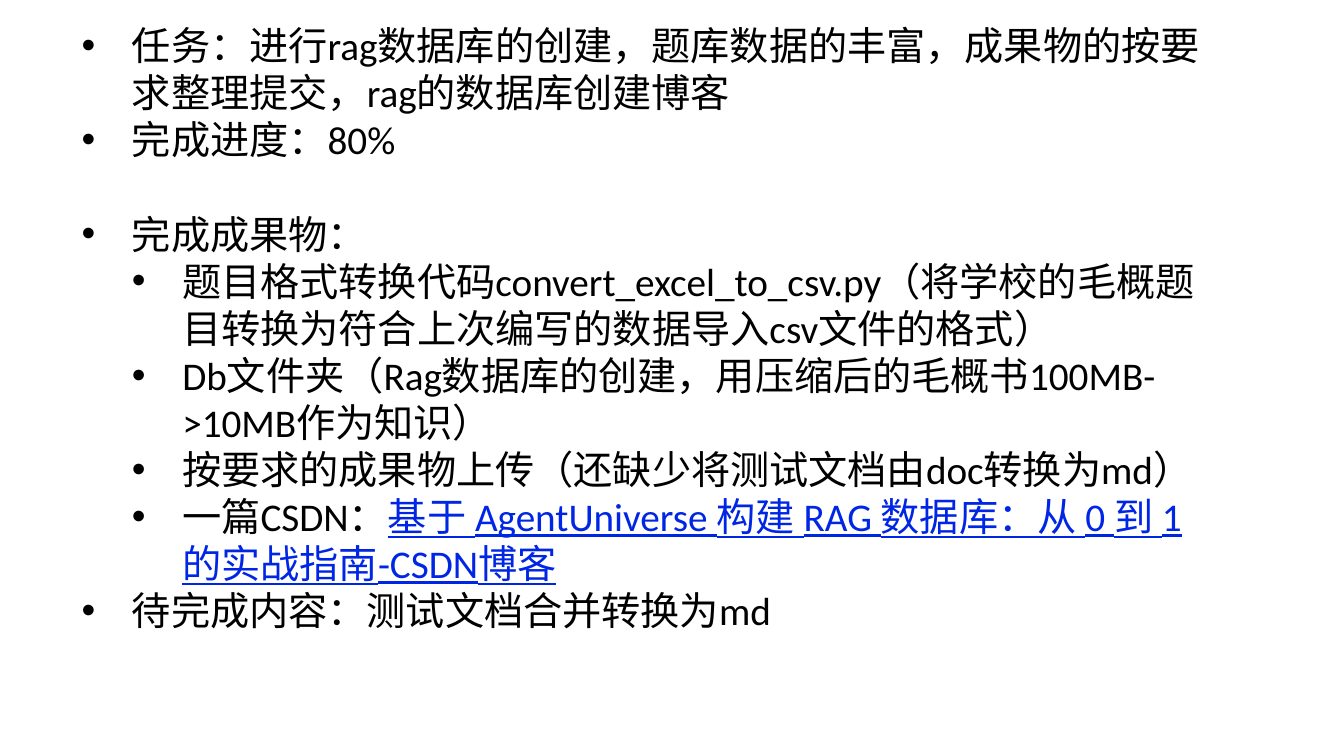
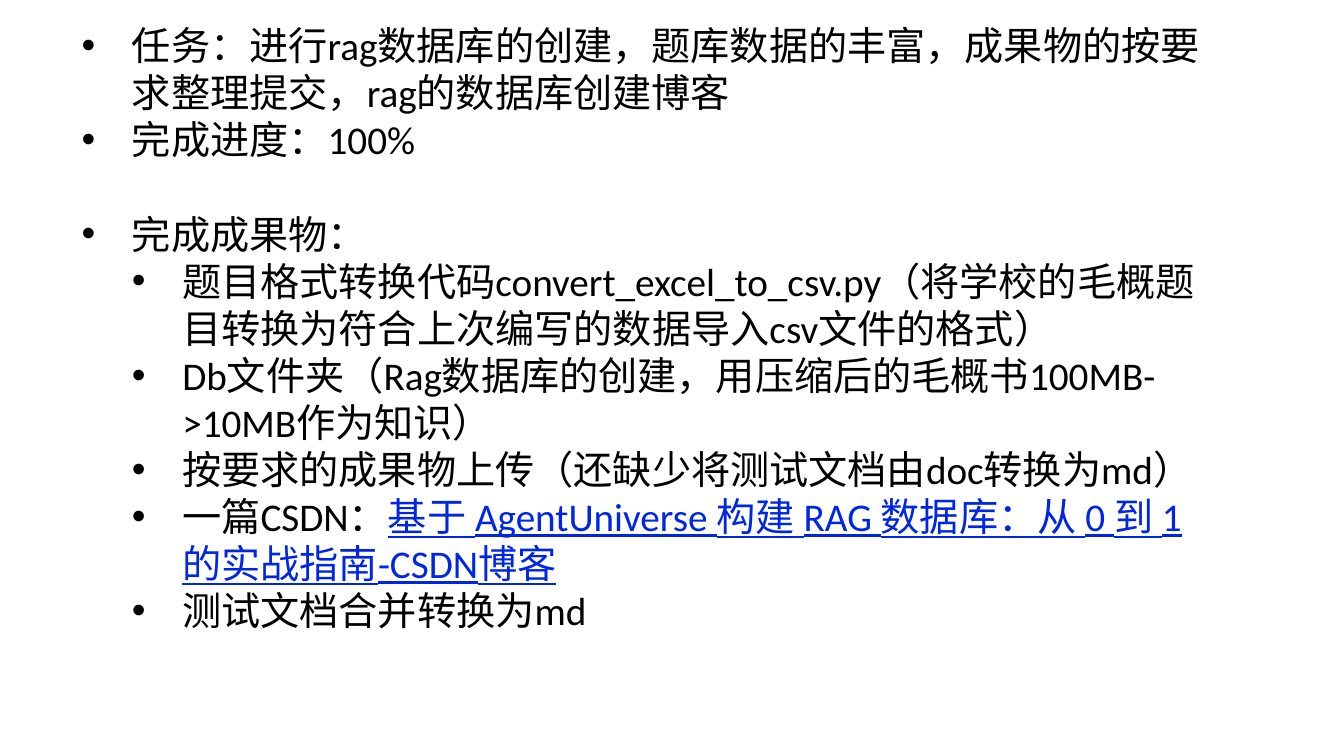
Before and after one commit to C32-SoundTech/SoundTech, a slide deck: slide 2 of docs/yuz/10.23汇报/1023汇报.pptx. Drawn at 1344x756 pixels with LibreOffice and Linux fonts; fonts in the diff are those of the drawing. Boxes give left, top, right and bottom in pixels: in the first picture for what was removed or moved away, otherwise in the second. Text is boxed around its words. In the diff, an @@ line names an element or a change of style, - is before the commit and + after.

```diff
--- a/docs/yuz/10.23汇报/1023汇报.pptx
+++ b/docs/yuz/10.23汇报/1023汇报.pptx
@@ text at <box>132,121,415,157</box>: text changed @@
-• 完成进度：80%
+• 完成进度：100%
@@ text at <box>182,592,586,629</box>: text changed @@
-• 待完成内容：测试文档合并转换为md
+  • 测试文档合并转换为md
```
Also in this commit, not shown: 1 slide added.
